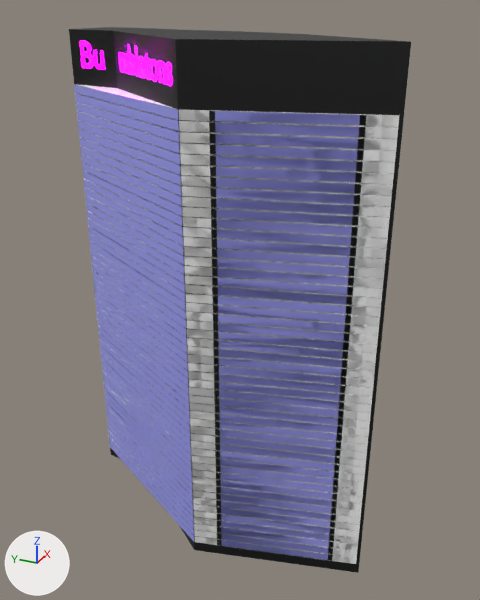
Before and after pictures for a commit that changed the FBX model Assets/Models/WesteriaIsland/CromwellTower.fbx.
Both versions are drawn from a camera (50 mm lens) standing at (-132.7, -102.3, 125.4) and looking at (-2.9, -43.9, 60.5). Lighting does not change. The marker at lower left points along +X, +Y and +Z. Where no turn or scale is listed for an object, it has been applied to the vertices. Vertices at the same position are counted once.

Objects in the first picture: 'CromwellTower', 'Text.001', 'Window.001'.
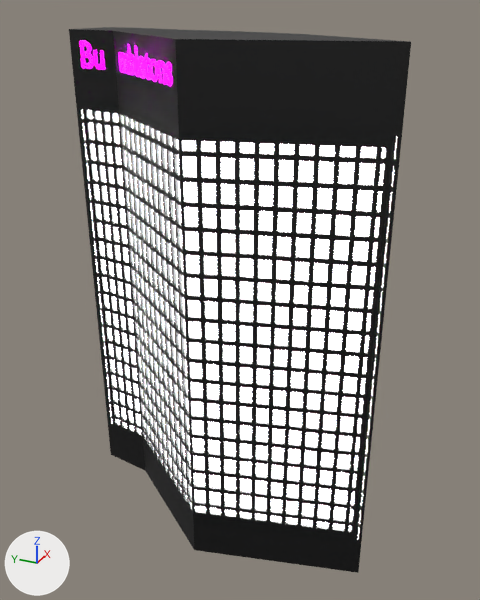
Boxes (x1, y1, x2, y2) around the edits, measured in the pictures (480 x 600 px):
'Window.001', deleted
    before: (74, 84, 400, 564)
    faces in mat_glass_001 (blue #9c9ef3): (74, 84, 360, 560)
    faces in mat_pvc_001 (white #ffffff): (75, 84, 400, 564)
    faces in mat_plastic_001 (black #000000): (75, 88, 366, 561)
part 2 of me_vert_024, added
    after: (69, 27, 411, 573)

The change in detail:
Material 'window' (mat_window) is new.
Its base color is (0.8, 0.8, 0.8) (white #e7e7e7).
Its roughness is 0.0.
Its emission strength is 25.0.
me_vert_024 is used by ob_cromwelltower; location (0.0, 0.0, 0.0).
me_vert_024 had 18 vertices, 11 faces and spanned x -23.4..12.7, y -79.7..0.0, z 0.0..118.5.
me_vert_024 now has 11228 vertices, 11166 faces and spans x -23.4..12.7, y -79.7..0.0, z 0.0..118.5.
me_vert_024 part 2: 11210 vertices added at x -23.4..12.7, y -79.7..0.0, z 0.0..118.5.
me_vert_024 now uses material mat_window (white #e7e7e7).
me_text_001 has 9804 vertices, 9804 faces and spans x -13.6..8.0, y -37.6..-1.7, z -0.2..5.6.
me_text_001 is used by ob_text_001; location (-8.5, -1.4, 110.6).
me_text_001 part 1: its shading normals changed.
Object 'Window.001' (ob_window_001) is deleted.
